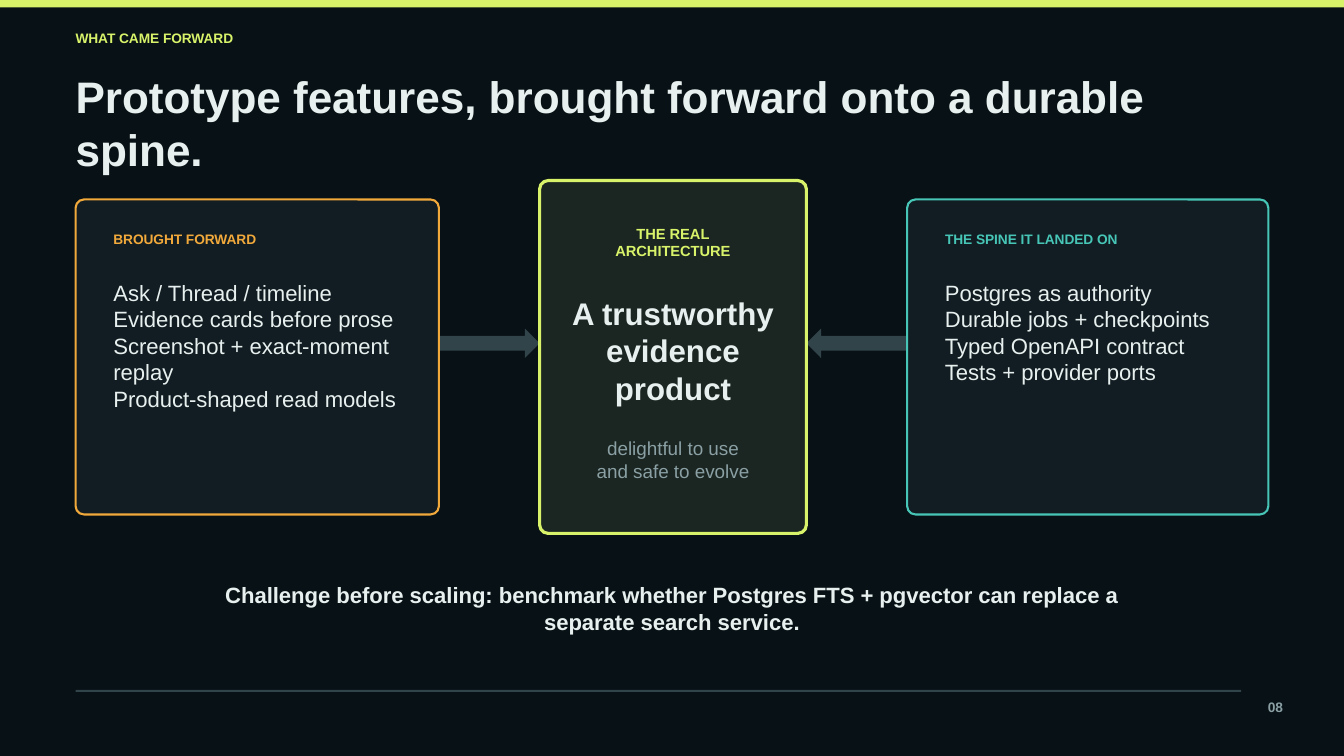
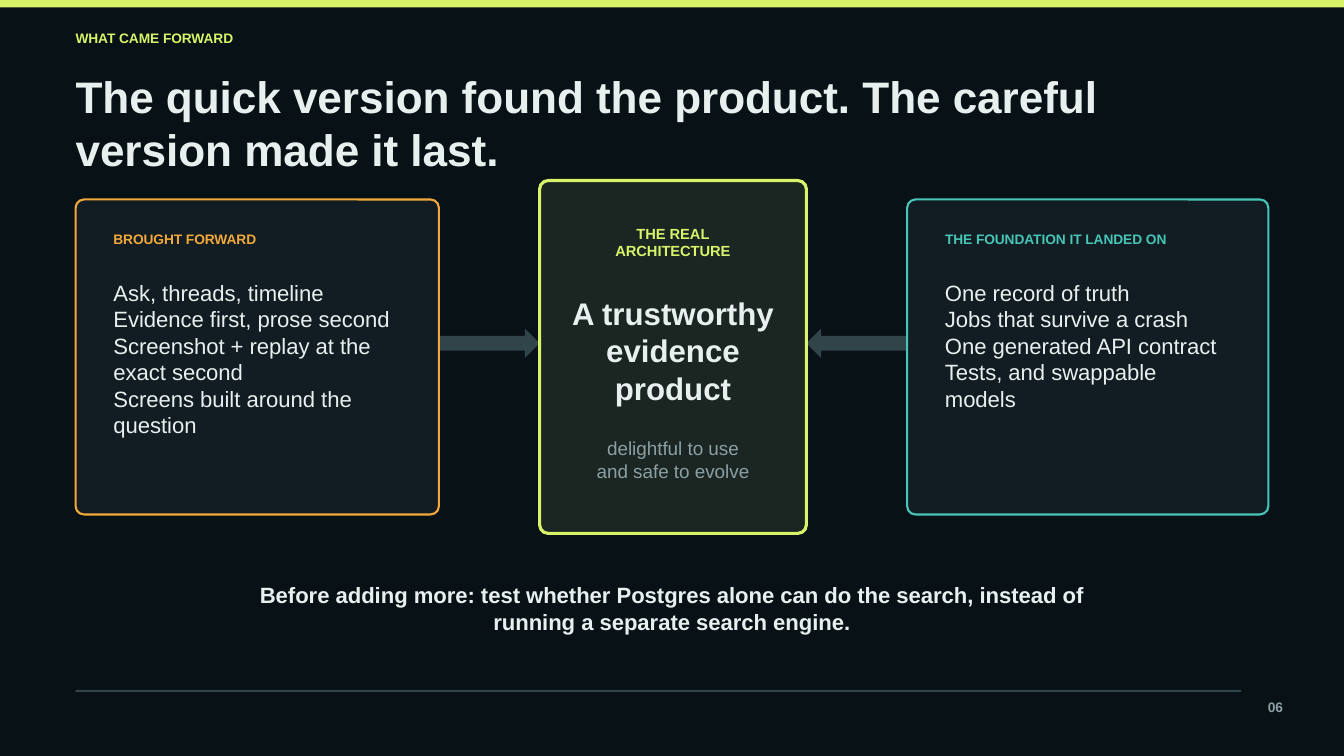
Before and after one commit to tgoeke/july-2026-ai-americas-cohort-meetingminer, a slide deck: slide 6 of docs/MeetingMiner-15-minute-capstone.pptx (slide 8 before the commit). Drawn at 1344x756 pixels with LibreOffice and Linux fonts; fonts in the diff are those of the drawing. Boxes give left, top, right and bottom in pixels: in the first picture for what was removed or moved away, otherwise in the second. Text is boxed around its words. In the diff, an @@ line names an element or a change of style, - is before the commit and + after.

```diff
--- a/docs/MeetingMiner-15-minute-capstone.pptx
+++ b/docs/MeetingMiner-15-minute-capstone.pptx
@@ text at box(76, 81, 1097, 167): text changed @@
-Prototype features, brought forward onto a durable spine.
+The quick version found the product. The careful version made it last.
@@ text at box(945, 234, 1167, 244): text changed @@
-THE SPINE IT LANDED ON
+THE FOUNDATION IT LANDED ON
@@ text at box(113, 285, 390, 438): text changed @@
-Ask / Thread / timeline
-Evidence cards before prose
-Screenshot + exact-moment replay
-Product-shaped read models
+Ask, threads, timeline
+Evidence first, prose second
+Screenshot + replay at the exact second
+Screens built around the question
@@ text at box(945, 285, 1216, 408): text changed @@
-Postgres as authority
-Durable jobs + checkpoints
-Typed OpenAPI contract
-Tests + provider ports
+One record of truth
+Jobs that survive a crash
+One generated API contract
+Tests, and swappable models
@@ text at box(260, 587, 1084, 635): text changed @@
-Challenge before scaling: benchmark whether Postgres FTS + pgvector can replace a separate search service.
+Before adding more: test whether Postgres alone can do the search, instead of running a separate search engine.
```
Also in this commit, not shown: 10 other slides changed, 1 slide added, 3 slides removed.
